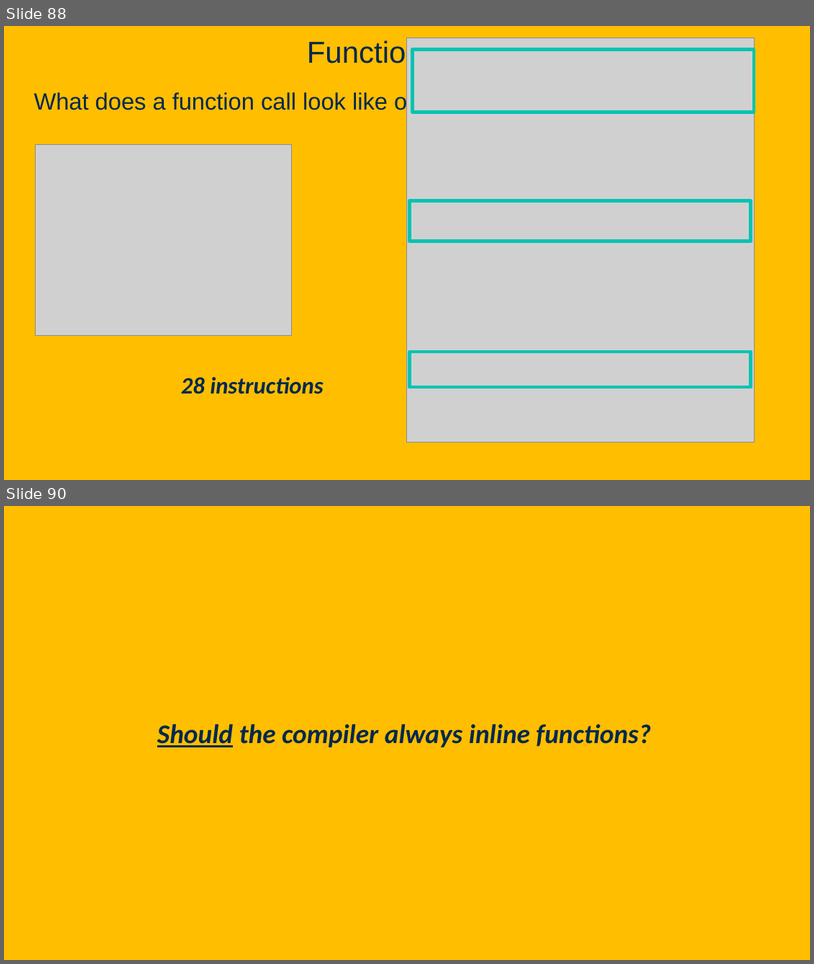
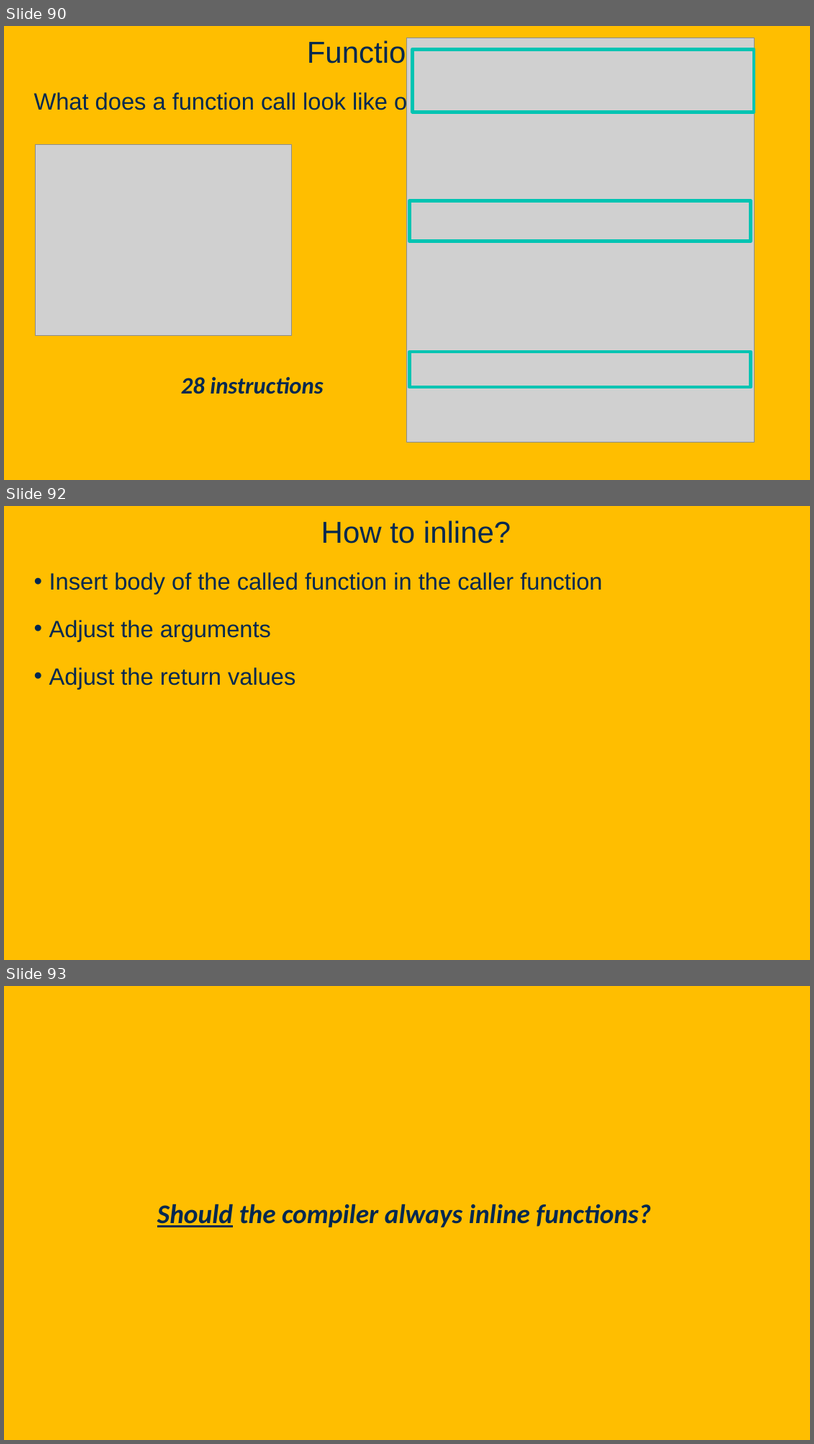
Before and after one commit to davsec-teaching/ECS289C-Spring2025, a slide deck: slides/2_compiler_fundamentals.pptx. Shown one above the other, each under a label of ours: slides 88 and 90 before the commit, slides 90, 92 and 93 after it; the slides between them are not shown. The pictures are 814x964 and 814x1444 pixels, drawn with LibreOffice and Linux fonts; fonts in the diff are those of the drawing; grey boxes stand for pictures; background and template pictures are left out. Boxes give left, top, right and bottom in pixels: in the first picture for what was removed or moved away, otherwise in the second. Text is boxed around its words. In the diff, an @@ line names an element or a change of style, - is before the commit and + after.

```diff
--- a/slides/2_compiler_fundamentals.pptx
+++ b/slides/2_compiler_fundamentals.pptx
@@ slide 92 added at [4,506,810,960], background picture (left out) @@
@@ title added at [322,520,511,543], 36 pt, text #022850 @@
+How to inline?
@@ text added at [49,572,602,689], 28 pt, text #022850 @@
+• Insert body of the called function in the caller function
+• Adjust the arguments
+• Adjust the return values
@@ what was slide 88 is now slide 90 @@
@@ what was slide 90 is now slide 93 @@
```
Also in this commit, not shown: 1 slide changed, 2 other slides added, 1 other file.
